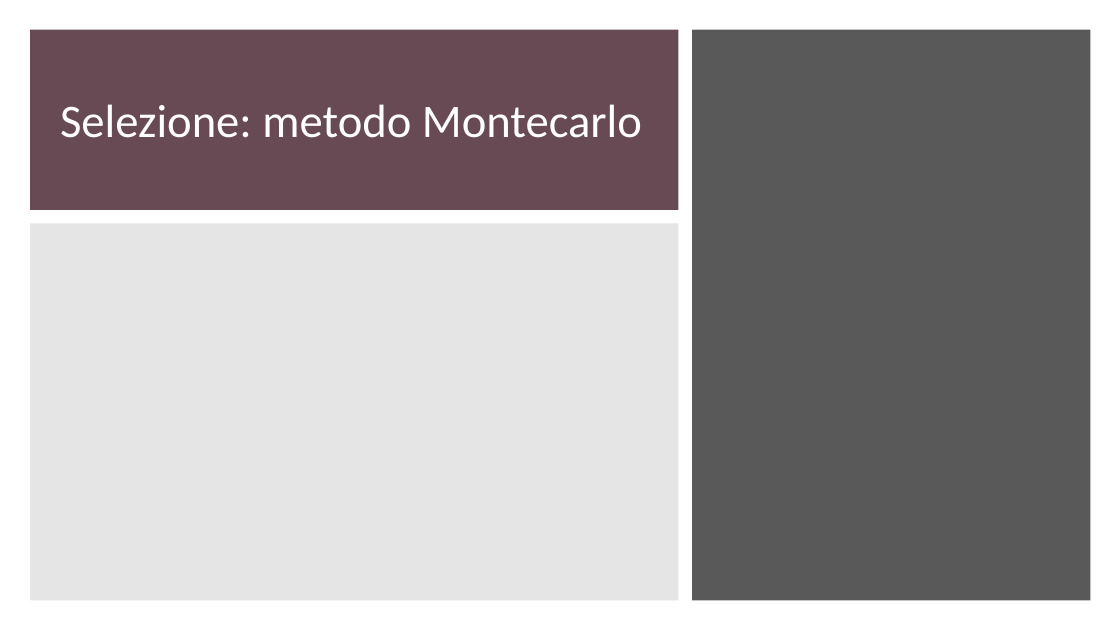
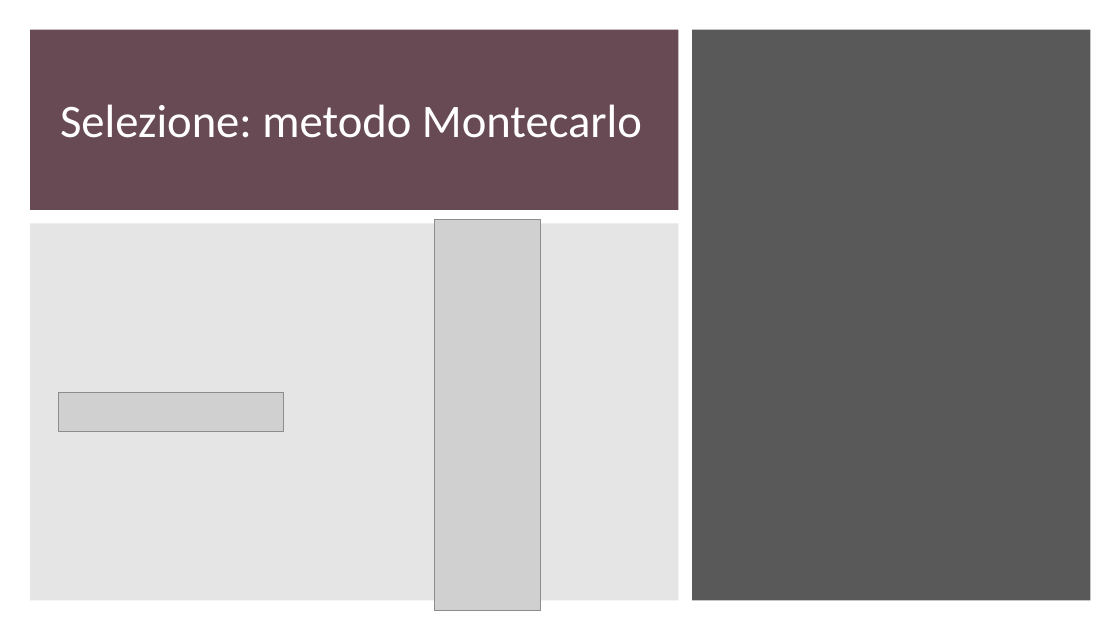
Before and after one commit to gdr-98/Greedy-heuristics-and-genetic-algorithm-for-a-CVRPTW-problem-resolution-, a slide deck: slide 12 of Power_point_nik.pptx. Drawn at 1120x630 pixels with LibreOffice and Linux fonts; fonts in the diff are those of the drawing; grey boxes stand for pictures. Boxes give left, top, right and bottom in pixels: in the first picture for what was removed or moved away, otherwise in the second. Text is boxed around its words. In the diff, an @@ line names an element or a change of style, - is before the commit and + after.

Commit message:
Update
Aggiunti worflow simulazione montecarlo e torneo

```diff
--- a/Power_point_nik.pptx
+++ b/Power_point_nik.pptx
@@ picture added at (x1=435, y1=220, x2=541, y2=612) @@
@@ picture added at (x1=59, y1=392, x2=283, y2=431) @@
```
Also in this commit, not shown: 1 other slide changed.
